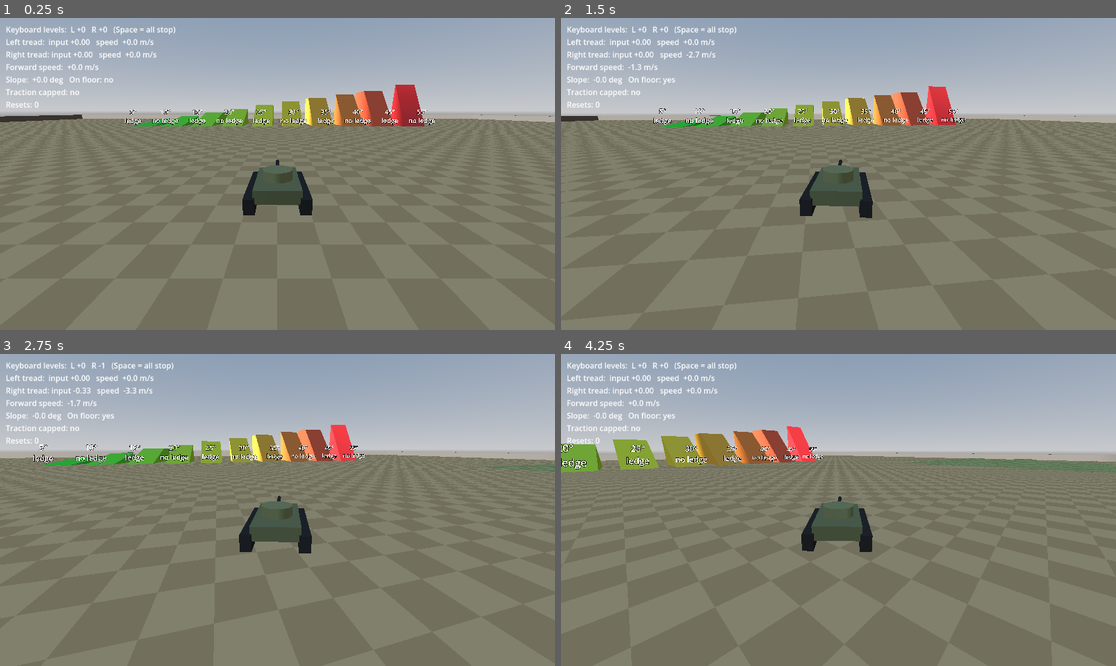
Above: before the commit, frames 1-4 (two rows, left to right).
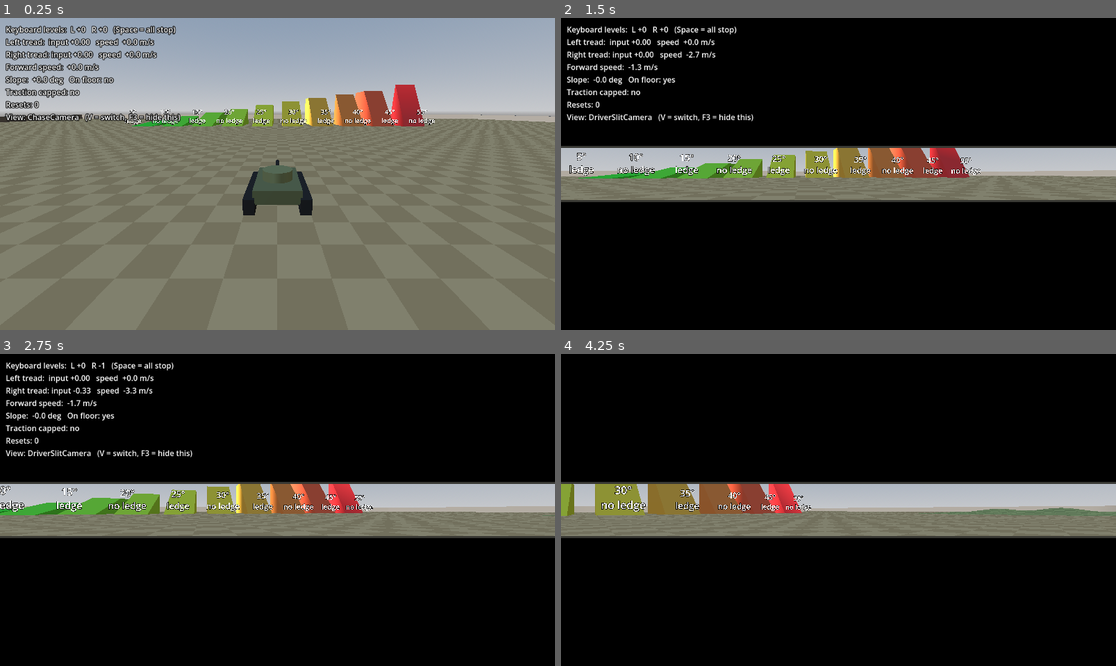
Above: after the commit, the same moments.

Repository: Kickpunch3r/tank-game
Game: Godot game, scene res://scenes/test_course.tscn
The game is run twice, just before and just after one commit, with the same random seed, the same clock (stepped at 60 frames per second) and the same inputs.
Inputs (mouse positions are in pixels of both pictures, inside the frame that each line leads up to):
- Up to frame 1 (0.25 s): no input
- Up to frame 2 (1.5 s): move the mouse to (960, 158) at 0.52 s; hold Down (driver_right_back) 0.53-1.28 s; hold V (view_toggle, bound only after the commit) 0.53-1.28 s; click (960, 158) at 0.67 s; move the mouse to (727, 189) at 1.27 s; hold S (driver_left_back) from 1.28 s (still down); tap Space (driver_all_stop) at 1.35 s; click (727, 189) at 1.42 s
- Up to frame 3 (2.75 s): tap V (view_toggle, bound only after the commit) at 1.55 s; move the mouse to (333, 441) at 2.02 s; release S (driver_left_back) at 2.03 s; hold Down (driver_right_back) from 2.03 s (still down); hold V (view_toggle, bound only after the commit) from 2.03 s (still down); click (333, 441) at 2.17 s
- Up to frame 4 (4.25 s): move the mouse to (810, 572) at 2.77 s; release Down (driver_right_back) at 2.78 s; release V (view_toggle, bound only after the commit) at 2.78 s; hold W (driver_left_forward) 2.78-3.53 s; tap V (view_toggle, bound only after the commit) at 2.85, 3.8 s; click (810, 572) at 2.92 s; move the mouse to (1005, 556) at 3.52 s; hold S (driver_left_back) from 3.53 s (still down); hold Space (driver_all_stop) from 3.53 s (still down); click (1005, 556) at 3.67 s; tap F3 (debug_hud_toggle, bound only after the commit) at 4.15 s

The runs differ from the first frame. In frame 1, 2.9% of the frame differs, in the area x 0-33%, y 2-34%; in frame 2, 93%; in frame 3, 93%; in frame 4, 93%, in the area x 0-100%, y 0-100%.

Commit message:
Milestone 6: driver slit camera and debug HUD
DriverSlitCamera on the hull front with its own slit mask overlay;
ViewSwitcher toggles views with V; DebugHud (F3) replaces the temporary
readout and shows the active view. 8 new view/HUD tests (50 total).

Co-Authored-By: Claude Opus 5.5 <noreply@anthropic.com>

Diff:
--- a/project.godot
+++ b/project.godot
@@ -71,6 +71,16 @@
 "events": [Object(InputEventJoypadButton,"resource_local_to_scene":false,"resource_name":"","device":-1,"button_index":4,"pressure":0.0,"pressed":true,"script":null)
 ]
 }
+view_toggle={
+"deadzone": 0.2,
+"events": [Object(InputEventKey,"resource_local_to_scene":false,"resource_name":"","device":-1,"window_id":0,"alt_pressed":false,"shift_pressed":false,"ctrl_pressed":false,"meta_pressed":false,"pressed":false,"keycode":0,"physical_keycode":86,"key_label":0,"unicode":118,"location":0,"echo":false,"script":null)
+]
+}
+debug_hud_toggle={
+"deadzone": 0.2,
+"events": [Object(InputEventKey,"resource_local_to_scene":false,"resource_name":"","device":-1,"window_id":0,"alt_pressed":false,"shift_pressed":false,"ctrl_pressed":false,"meta_pressed":false,"pressed":false,"keycode":0,"physical_keycode":4194334,"key_label":0,"unicode":0,"location":0,"echo":false,"script":null)
+]
+}
 
 [physics]
 
--- a/scenes/tank.tscn
+++ b/scenes/tank.tscn
@@ -6,6 +6,7 @@
 [ext_resource type="Script" path="res://scripts/gamepad_driver_input.gd" id="4_gamepad"]
 [ext_resource type="Resource" path="res://tuning/tank_tuning.tres" id="5_tuning"]
 [ext_resource type="Script" path="res://scripts/hull_tilt.gd" id="6_hull_tilt"]
+[ext_resource type="Script" path="res://scripts/driver_slit_camera.gd" id="7_slit_camera"]
 
 [sub_resource type="CapsuleShape3D" id="CapsuleShape3D_body"]
 radius = 1.7
@@ -98,3 +99,9 @@
 [node name="NoseMarker" type="MeshInstance3D" parent="Visual/Hull"]
 transform = Transform3D(1, 0, 0, 0, 1, 0, 0, 0, 1, 0, 1.35, -2.1)
 mesh = SubResource("BoxMesh_nose")
+
+[node name="DriverSlitCamera" type="Camera3D" parent="Visual/Hull"]
+transform = Transform3D(1, 0, 0, 0, 1, 0, 0, 0, 1, 0, 1.2, -2.4)
+near = 0.05
+fov = 70.0
+script = ExtResource("7_slit_camera")
--- a/scenes/test_course.tscn
+++ b/scenes/test_course.tscn
@@ -3,7 +3,8 @@
 [ext_resource type="Script" path="res://scripts/course_builder.gd" id="1_builder"]
 [ext_resource type="PackedScene" path="res://scenes/tank.tscn" id="2_tank"]
 [ext_resource type="Script" path="res://scripts/chase_camera.gd" id="3_camera"]
-[ext_resource type="Script" path="res://scripts/driver_readout.gd" id="4_readout"]
+[ext_resource type="Script" path="res://scripts/debug_hud.gd" id="4_hud"]
+[ext_resource type="Script" path="res://scripts/view_switcher.gd" id="7_switcher"]
 [ext_resource type="Script" path="res://scripts/slope_ladder.gd" id="5_ladder"]
 [ext_resource type="Script" path="res://scripts/rolling_bumps.gd" id="6_bumps"]
 
@@ -45,7 +46,12 @@
 script = ExtResource("3_camera")
 target = NodePath("../Tank")
 
-[node name="DriverReadout" type="CanvasLayer" parent="." node_paths=PackedStringArray("station", "tank")]
-script = ExtResource("4_readout")
+[node name="ViewSwitcher" type="Node" parent="." node_paths=PackedStringArray("views")]
+script = ExtResource("7_switcher")
+views = [NodePath("../ChaseCamera"), NodePath("../Tank/Visual/Hull/DriverSlitCamera")]
+
+[node name="DebugHud" type="CanvasLayer" parent="." node_paths=PackedStringArray("station", "tank", "view_switcher")]
+script = ExtResource("4_hud")
 station = NodePath("../Tank/DriverStation")
 tank = NodePath("../Tank")
+view_switcher = NodePath("../ViewSwitcher")
--- a/scripts/chase_camera.gd
+++ b/scripts/chase_camera.gd
@@ -27,6 +27,11 @@
 		look_at(_look_point(), Vector3.UP)
 
 
+## Called by the ViewSwitcher to turn this view on or off.
+func set_view_active(active: bool) -> void:
+	current = active
+
+
 func _physics_process(delta: float) -> void:
 	if not is_instance_valid(target):
 		return
--- /dev/null
+++ b/scripts/debug_hud.gd
@@ -0,0 +1,59 @@
+class_name DebugHud
+extends CanvasLayer
+## Debug display in the top-left corner: the driver's input and what the tank
+## is doing. F3 (Input Map: debug_hud_toggle) hides and shows it.
+
+## The station to show.
+@export var station: DriverStation
+
+## The tank to show.
+@export var tank: Tank
+
+## Optional: shows which camera view is active.
+@export var view_switcher: ViewSwitcher
+
+## Whether the display is showing when the game starts.
+@export var start_visible: bool = true
+
+var _label: Label
+var _reset_count: int = 0
+
+
+func _ready() -> void:
+	# Above the slit mask (layer 5), so it stays readable in the slit view.
+	layer = 10
+	_label = Label.new()
+	_label.position = Vector2(12.0, 12.0)
+	_label.add_theme_color_override(&"font_outline_color", Color.BLACK)
+	_label.add_theme_constant_override(&"outline_size", 6)
+	add_child(_label)
+	visible = start_visible
+
+
+func _unhandled_input(event: InputEvent) -> void:
+	if event.is_action_pressed(&"debug_hud_toggle"):
+		visible = not visible
+
+
+func _physics_process(_delta: float) -> void:
+	if not is_instance_valid(station) or not is_instance_valid(tank):
+		return
+	if station.reset_requested:
+		_reset_count += 1
+	# Rebuilt from the station's and tank's state every frame.
+	var lines: PackedStringArray = []
+	var keyboard := station.get_node_or_null(^"KeyboardDriverInput") as KeyboardDriverInput
+	if keyboard != null and keyboard.use_tread_levels:
+		lines.append("Keyboard levels:  L %+d   R %+d   (Space = all stop)" % [
+			keyboard.left_level, keyboard.right_level])
+	lines.append_array([
+		"Left tread:  input %+.2f   speed %+5.1f m/s" % [station.left_tread, tank.left_tread.speed],
+		"Right tread: input %+.2f   speed %+5.1f m/s" % [station.right_tread, tank.right_tread.speed],
+		"Forward speed: %+5.1f m/s" % tank.forward_speed,
+		"Slope: %+5.1f deg   On floor: %s" % [tank.slope_degrees, "yes" if tank.is_on_floor() else "no"],
+		"Traction capped: %s" % ("YES" if tank.is_traction_capped() else "no"),
+		"Resets: %d" % _reset_count,
+	])
+	if is_instance_valid(view_switcher):
+		lines.append("View: %s   (V = switch, F3 = hide this)" % view_switcher.current_view_name())
+	_label.text = "\n".join(lines)
--- a/scripts/driver_readout.gd
+++ /dev/null
@@ -1,40 +0,0 @@
-class_name DriverReadout
-extends CanvasLayer
-## Temporary corner readout of the driver's input and what the tank is doing.
-## Becomes the start of the F3 debug display in milestone 6.
-
-## The station to show.
-@export var station: DriverStation
-
-## The tank to show.
-@export var tank: Tank
-
-var _label: Label
-var _reset_count: int = 0
-
-
-func _ready() -> void:
-	_label = Label.new()
-	_label.position = Vector2(12.0, 12.0)
-	add_child(_label)
-
-
-func _physics_process(_delta: float) -> void:
-	if not is_instance_valid(station) or not is_instance_valid(tank):
-		return
-	if station.reset_requested:
-		_reset_count += 1
-	# Rebuilt from the station's and tank's state every frame.
-	var lines: PackedStringArray = [
-		"Left tread:  input %+.2f   speed %+5.1f m/s" % [station.left_tread, tank.left_tread.speed],
-		"Right tread: input %+.2f   speed %+5.1f m/s" % [station.right_tread, tank.right_tread.speed],
-		"Forward speed: %+5.1f m/s" % tank.forward_speed,
-		"Slope: %+5.1f deg   On floor: %s" % [tank.slope_degrees, "yes" if tank.is_on_floor() else "no"],
-		"Traction capped: %s" % ("YES" if tank.is_traction_capped() else "no"),
-		"Resets: %d" % _reset_count,
-	]
-	var keyboard := station.get_node_or_null(^"KeyboardDriverInput") as KeyboardDriverInput
-	if keyboard != null and keyboard.use_tread_levels:
-		lines.insert(0, "Keyboard levels:  L %+d   R %+d   (Space = all stop)" % [
-			keyboard.left_level, keyboard.right_level])
-	_label.text = "\n".join(lines)
--- /dev/null
+++ b/scripts/driver_slit_camera.gd
@@ -0,0 +1,69 @@
+class_name DriverSlitCamera
+extends Camera3D
+## The driver's first-person view through a narrow vision slit at the front of
+## the hull. It sits on the hull, so it tilts with the tank on slopes.
+##
+## The slit is drawn by this camera's own overlay (black above and below a
+## horizontal strip), shown only while this view is active. Keeping the mask
+## inside the camera means the whole view can later move to its own screen.
+
+## Height of the open slit, as a fraction of the screen height (0.18 = 18%).
+@export_range(0.02, 1.0) var slit_height: float = 0.18
+
+## Thickness of the metal edge along the slit, in pixels.
+@export var edge_thickness: float = 4.0
+
+## Colour of the mask above and below the slit.
+@export var mask_colour: Color = Color(0.0, 0.0, 0.0)
+
+## Colour of the thin edge along the slit.
+@export var edge_colour: Color = Color(0.22, 0.22, 0.2)
+
+var _overlay: CanvasLayer
+
+
+func _ready() -> void:
+	_overlay = _build_overlay()
+	add_child(_overlay)
+	_overlay.visible = current
+
+
+## Called by the ViewSwitcher to turn this view on or off.
+func set_view_active(active: bool) -> void:
+	current = active
+	_overlay.visible = active
+
+
+func is_slit_visible() -> bool:
+	return _overlay.visible
+
+
+func _build_overlay() -> CanvasLayer:
+	var layer := CanvasLayer.new()
+	layer.name = "SlitOverlay"
+	# Below the debug display (layer 10), above the 3D view.
+	layer.layer = 5
+	var open_top: float = 0.5 - slit_height / 2.0
+	var open_bottom: float = 0.5 + slit_height / 2.0
+	layer.add_child(_band("MaskTop", 0.0, open_top, 0.0, 0.0, mask_colour))
+	layer.add_child(_band("MaskBottom", open_bottom, 1.0, 0.0, 0.0, mask_colour))
+	layer.add_child(_band("EdgeTop", open_top, open_top, 0.0, edge_thickness, edge_colour))
+	layer.add_child(_band("EdgeBottom", open_bottom, open_bottom, -edge_thickness, 0.0, edge_colour))
+	return layer
+
+
+## A full-width strip between two heights (fractions of the screen), nudged by
+## pixel offsets. Anchored, so it keeps its shape when the window is resized.
+func _band(band_name: String, top: float, bottom: float, top_pixels: float,
+		bottom_pixels: float, colour: Color) -> ColorRect:
+	var band := ColorRect.new()
+	band.name = band_name
+	band.color = colour
+	band.mouse_filter = Control.MOUSE_FILTER_IGNORE
+	band.anchor_left = 0.0
+	band.anchor_right = 1.0
+	band.anchor_top = top
+	band.anchor_bottom = bottom
+	band.offset_top = top_pixels
+	band.offset_bottom = bottom_pixels
+	return band
--- /dev/null
+++ b/scripts/view_switcher.gd
@@ -0,0 +1,35 @@
+class_name ViewSwitcher
+extends Node
+## Switches which camera is showing when V is pressed (Input Map: view_toggle).
+## Each view is a camera with a set_view_active(bool) method, so it can take
+## care of its own extras (like the slit mask). Later, each view could instead
+## render to its own screen and this switcher would not be needed.
+
+## The cameras to cycle through, in order. The first one starts active.
+@export var views: Array[Camera3D] = []
+
+var current_index: int = 0
+
+
+func _ready() -> void:
+	show_view(0)
+
+
+func _unhandled_input(event: InputEvent) -> void:
+	if event.is_action_pressed(&"view_toggle"):
+		show_view((current_index + 1) % maxi(views.size(), 1))
+
+
+## Turn on view number `index` and turn the others off.
+func show_view(index: int) -> void:
+	current_index = index
+	for i: int in views.size():
+		var view: Camera3D = views[i]
+		if is_instance_valid(view) and view.has_method(&"set_view_active"):
+			view.set_view_active(i == index)
+
+
+func current_view_name() -> String:
+	if current_index < views.size() and is_instance_valid(views[current_index]):
+		return views[current_index].name
+	return "none"
--- a/tests/test_runner.gd
+++ b/tests/test_runner.gd
@@ -30,6 +30,7 @@
 
 	report.add_line("Tank game tests  (%s)" % Time.get_datetime_string_from_system(false, true))
 	await InputTests.new(self).run()
+	await ViewTests.new(self).run()
 	CourseTests.new(self).run()
 	await DrivingTests.new(self).run()
 
@@ -85,10 +86,10 @@
 	var camera := course.get_node_or_null(^"ChaseCamera") as ChaseCamera
 	if camera != null:
 		camera.target = tank
-	var readout := course.get_node_or_null(^"DriverReadout") as DriverReadout
-	if readout != null:
-		readout.tank = tank
-		readout.station = tank.driver_station
+	var hud := course.get_node_or_null(^"DebugHud") as DebugHud
+	if hud != null:
+		hud.tank = tank
+		hud.station = tank.driver_station
 
 
 func remove_test_tanks() -> void:
--- /dev/null
+++ b/tests/view_tests.gd
@@ -0,0 +1,63 @@
+class_name ViewTests
+extends RefCounted
+## Checks the camera views and the debug display: V switches between the chase
+## camera and the driver's slit, the slit tilts with the hull, F3 hides the HUD.
+
+var runner: TestRunner
+
+
+func _init(test_runner: TestRunner) -> void:
+	runner = test_runner
+
+
+func run() -> void:
+	var report: TestReport = runner.report
+	report.heading("Views and debug display")
+	var course: Node3D = runner.course
+	var tank: Tank = course.get_node(^"Tank")
+	var chase: ChaseCamera = course.get_node(^"ChaseCamera")
+	var slit: DriverSlitCamera = tank.get_node(^"Visual/Hull/DriverSlitCamera")
+	var hud: DebugHud = course.get_node(^"DebugHud")
+
+	report.check("Starts in the chase view, no slit mask", chase.current and not slit.is_slit_visible())
+	await _tap_key(KEY_V)
+	report.check("V switches to the driver's slit, mask showing", slit.current and slit.is_slit_visible())
+	await _tap_key(KEY_V)
+	report.check("V again switches back to the chase view", chase.current and not slit.is_slit_visible())
+
+	var front_of_hull: bool = slit.position.z < -2.0 and slit.get_parent().name == "Hull"
+	report.check("Slit camera sits at the front of the hull", front_of_hull, "local position %s" % slit.position)
+
+	# Park the tank on the 20 degree ramp and let the hull settle.
+	var ladder: SlopeLadder = course.get_node(^"SlopeLadder")
+	var ramp_20: SlopeLadder.RampInfo = null
+	for ramp: SlopeLadder.RampInfo in ladder.ramps:
+		if is_equal_approx(ramp.angle_degrees, 20.0):
+			ramp_20 = ramp
+	if ramp_20 == null:
+		report.check("Slit camera tilts with the hull (needs a 20° ramp)", false, "no 20° ramp in the list")
+	else:
+		var middle: Vector3 = ramp_20.base_position.lerp(ramp_20.top_position, 0.5)
+		tank.global_position = middle + Vector3(0.0, 0.3, 0.0)
+		await runner.wait_physics_frames(120)
+		var pitch: float = rad_to_deg(slit.global_basis.y.angle_to(Vector3.UP))
+		report.check("Slit camera tilts with the hull on a 20° ramp", absf(pitch - 20.0) < 1.0,
+				"camera tilted %.1f°" % pitch)
+		tank.reset_to_spawn()
+		await runner.wait_physics_frames(30)
+
+	report.check("Debug display shows at the start", hud.visible)
+	await _tap_key(KEY_F3)
+	report.check("F3 hides the debug display", not hud.visible)
+	await _tap_key(KEY_F3)
+	report.check("F3 again shows it", hud.visible)
+
+
+func _tap_key(code: Key) -> void:
+	for down: bool in [true, false]:
+		var event := InputEventKey.new()
+		event.physical_keycode = code
+		event.pressed = down
+		Input.parse_input_event(event)
+		Input.flush_buffered_events()
+		await runner.wait_physics_frames(2)
Renamed: scripts/driver_readout.gd.uid -> scripts/debug_hud.gd.uid
Not shown, added: scripts/driver_slit_camera.gd.uid
Not shown, added: scripts/view_switcher.gd.uid
Not shown, added: tests/view_tests.gd.uid
Not shown, changed: NOTES.md
